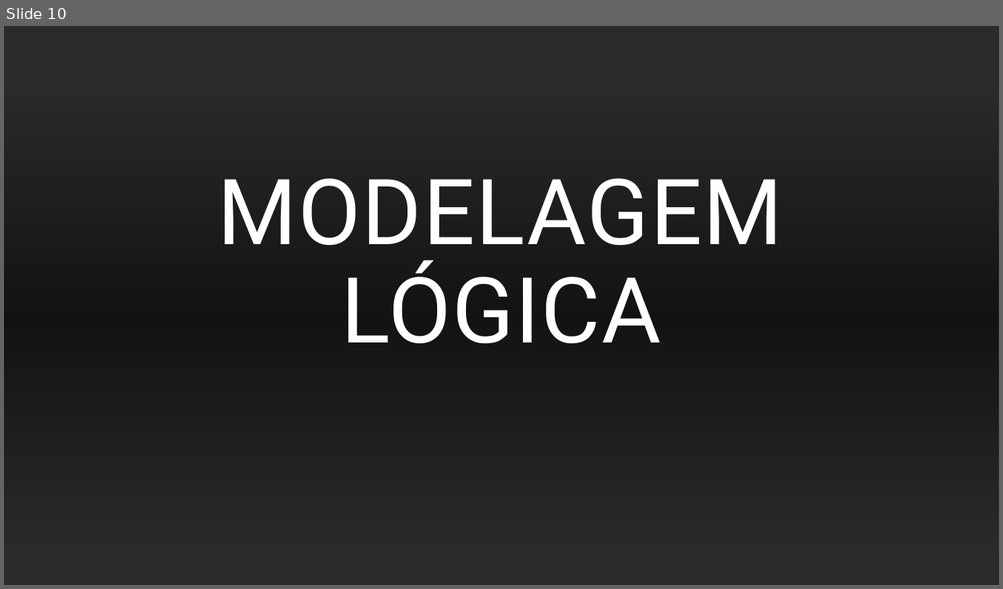
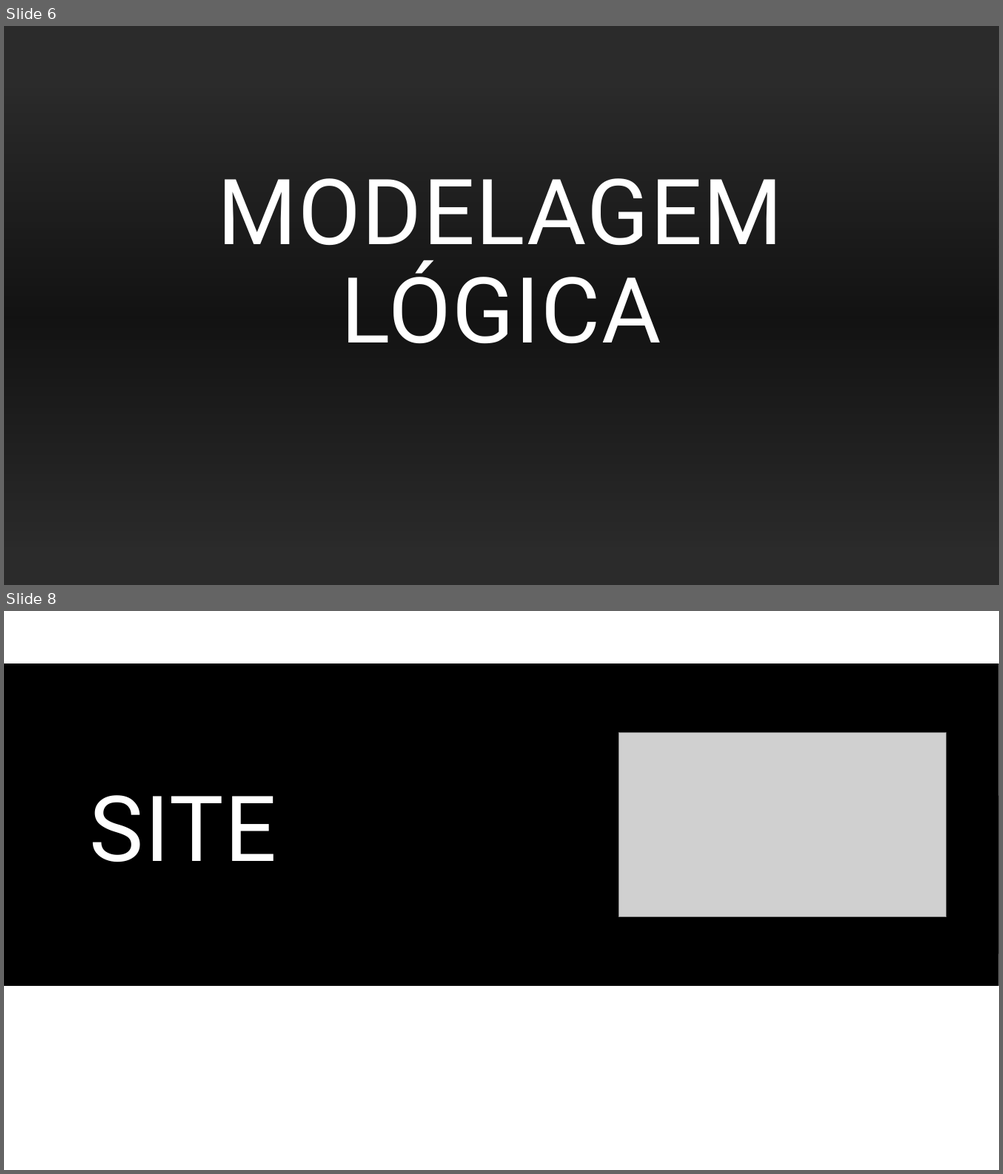
Before and after one commit to AntonioGoncalvesSousa/Projeto-Individual, a slide deck: Documentação/Documentação Proj.pptx. Shown one above the other, each under a label of ours: slide 10 before the commit, slides 6 and 8 after it; the slides between them are not shown. The pictures are 1003x589 and 1003x1174 pixels, drawn with LibreOffice and Linux fonts; fonts in the diff are those of the drawing; grey boxes stand for pictures; background and template pictures are left out; a plain dark background stands for a picture behind light text. Boxes give left, top, right and bottom in pixels: in the first picture for what was removed or moved away, otherwise in the second. Text is boxed around its words. In the diff, an @@ line names an element or a change of style, - is before the commit and + after.

```diff
--- a/Documentação/Documentação Proj.pptx
+++ b/Documentação/Documentação Proj.pptx
@@ slide 8 added at (4,611,999,1170), background #000000 @@
@@ rectangle added at (4,611,999,796), fill #FFFFFF @@
@@ rectangle added at (4,611,999,1170), fill #FFFFFF @@
@@ rectangle added at (4,664,999,986), fill #000000 @@
@@ picture added at (619,732,946,917) @@
@@ title added at (90,795,277,863), 88 pt, text #FFFFFF @@
+SITE
@@ rectangle added at (4,954,999,1170), fill #FFFFFF @@
@@ what was slide 10 is now slide 6 @@
```
Also in this commit, not shown: 2 slides changed, 4 other slides added, 7 slides removed, 2 other files.
